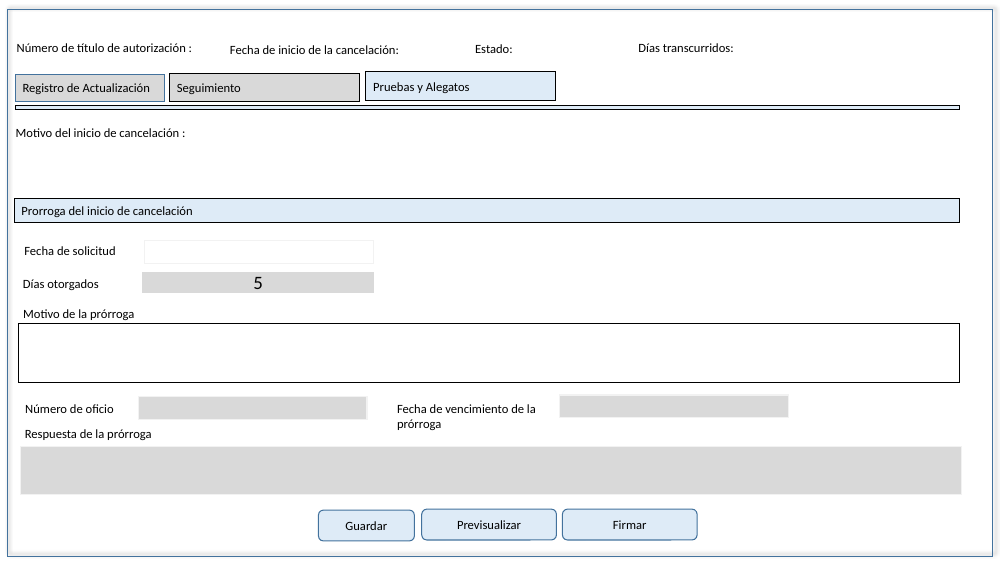
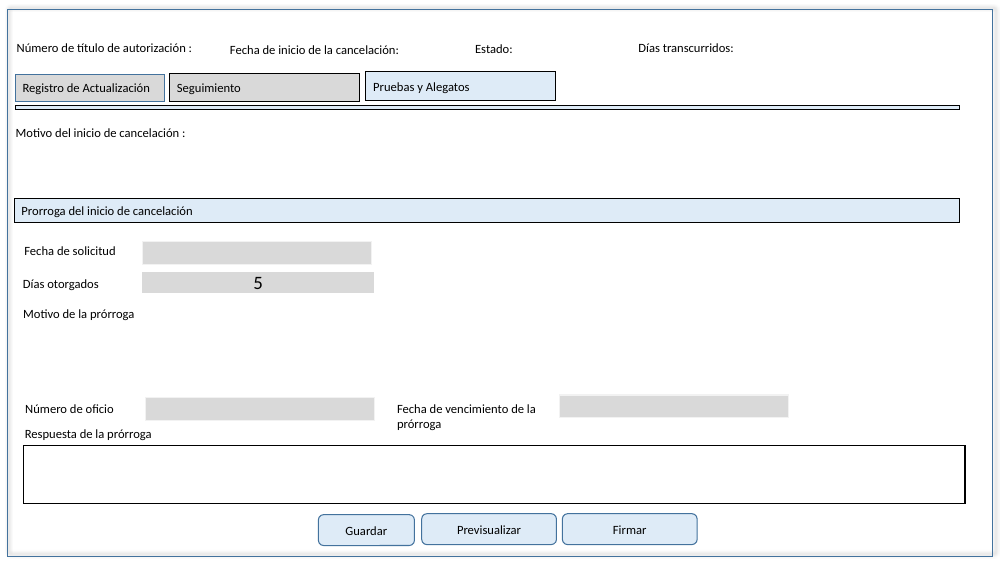
Before and after one commit to EDDIE83/Documentos, a slide deck: slide 10 of TAF 092019/Cancelación.pptx. Drawn at 1008x567 pixels with LibreOffice and Linux fonts; fonts in the diff are those of the drawing. Boxes give left, top, right and bottom in pixels: in the first picture for what was removed or moved away, otherwise in the second. Text is boxed around its words. In the diff, an @@ line names an element or a change of style, - is before the commit and + after.

```diff
--- a/TAF 092019/Cancelación.pptx
+++ b/TAF 092019/Cancelación.pptx
@@ rectangle: place and size @@
-rectangle at (138, 396, 368, 419)
+rectangle at (143, 242, 372, 265)
@@ rectangle removed at (144, 240, 374, 263) @@
@@ rectangle removed at (18, 324, 960, 383) @@
@@ rectangle added at (146, 398, 375, 420), fill #D9D9D9, outline #F2F2F2 1 pt @@
@@ rectangle: place and size @@
-rectangle at (20, 447, 962, 495)
+rectangle at (24, 445, 966, 504)
@@ rectangle at (24, 445, 966, 504): fill #D9D9D9 to #FFFFFF; outline #F2F2F2 1 pt to #000000 1 pt @@
@@ 3 rounded rectangles: place and size @@
-3 rounded rectangles at (318, 509, 697, 541)
+3 rounded rectangles at (318, 514, 697, 546)
```
Also in this commit, not shown: 12 other slides changed, 4 other files.
